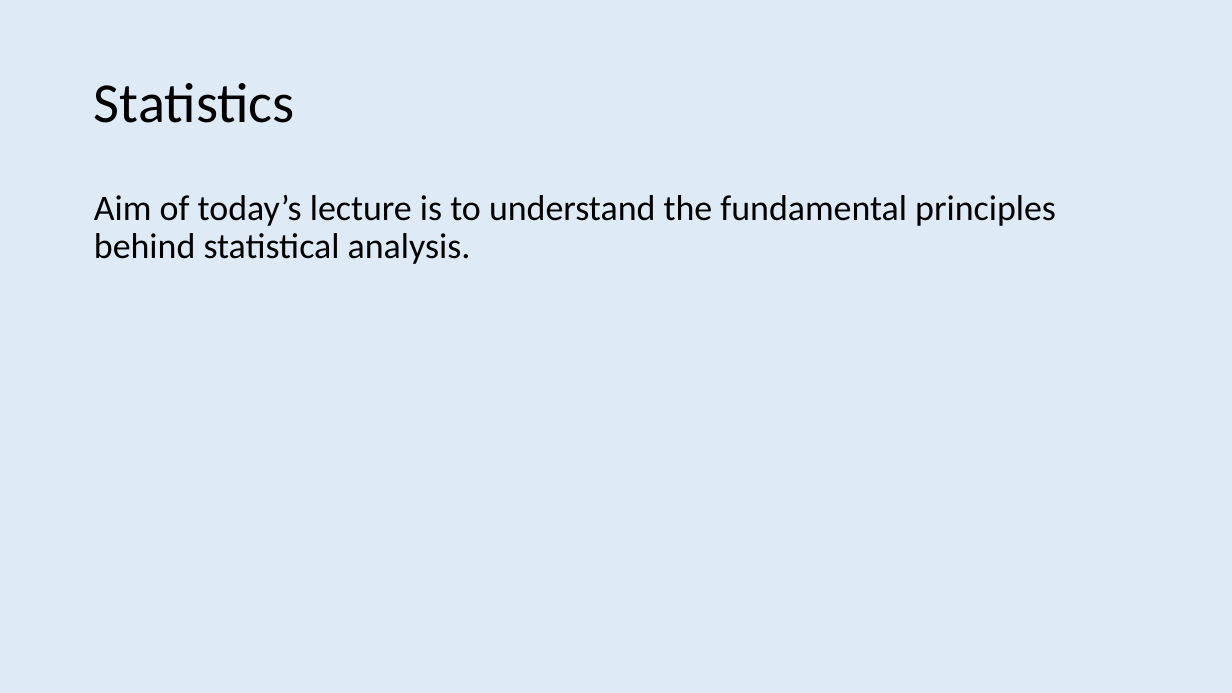
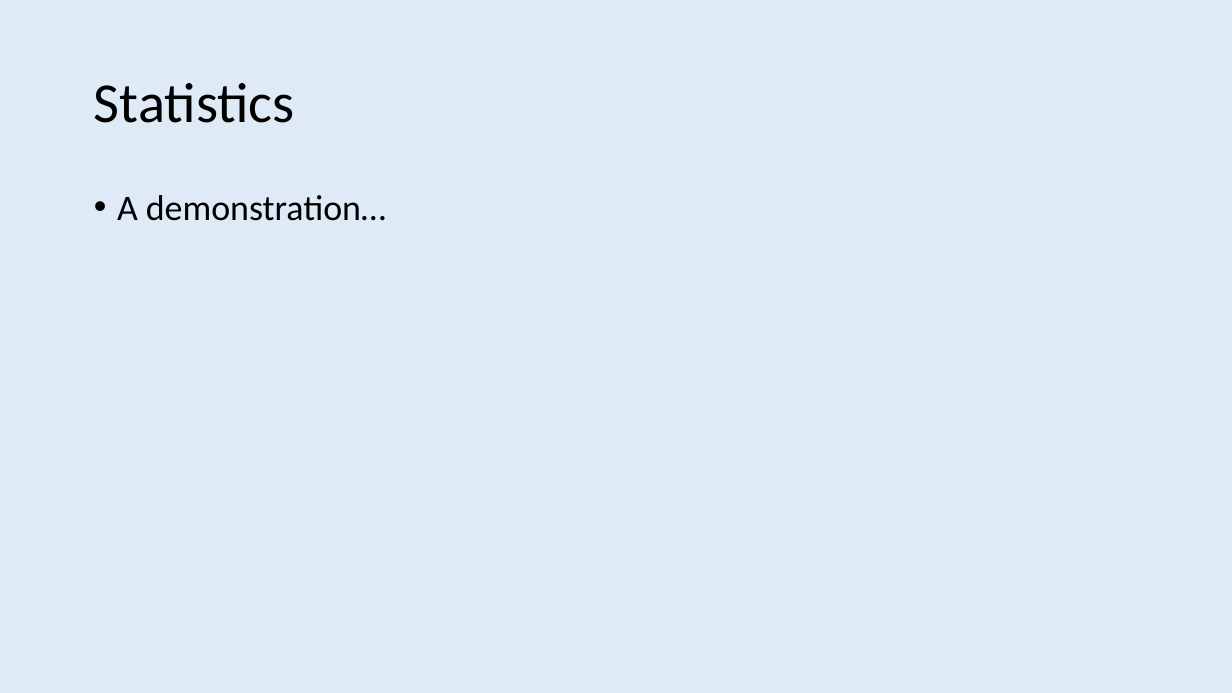
Before and after one commit to ajwills72/rmhealth-found, a slide deck: slide 22 of docs/statistical_inference.pptx (slide 2 before the commit). Drawn at 1232x693 pixels with LibreOffice and Linux fonts; fonts in the diff are those of the drawing. Boxes give left, top, right and bottom in pixels: in the first picture for what was removed or moved away, otherwise in the second. Text is boxed around its words. In the diff, an @@ line names an element or a change of style, - is before the commit and + after.

```diff
--- a/docs/statistical_inference.pptx
+++ b/docs/statistical_inference.pptx
@@ text at (117,195,386,221): text changed @@
-Aim of today’s lecture is to understand the fundamental principles behind statistical analysis.
+• A demonstration…
```
Also in this commit, not shown: 6 other slides changed, 23 slides added, 13 slides removed, 4 other files.
